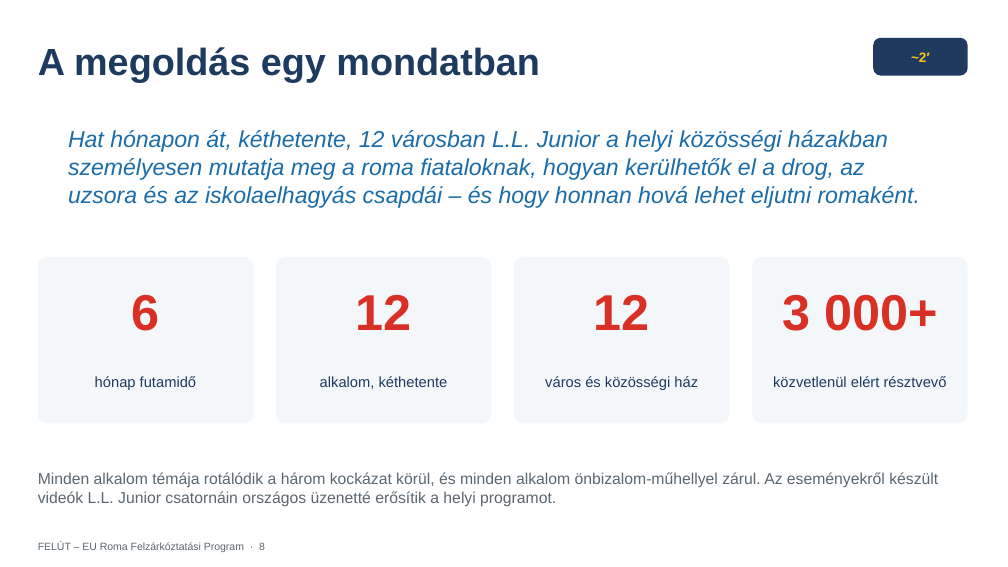
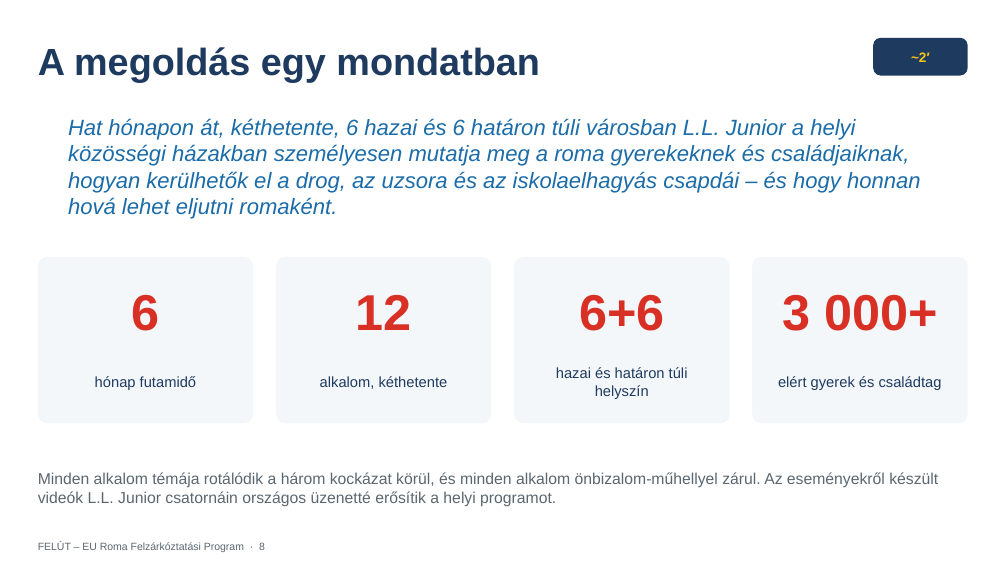
Before and after one commit to ferencszegedi-cmd/aurapro-website, a slide deck: slide 8 of eu-roma-program/prezentacio/FELUT_EU_Roma_Felzarkoztatasi_Program.pptx. Drawn at 1008x567 pixels with LibreOffice and Linux fonts; fonts in the diff are those of the drawing. Boxes give left, top, right and bottom in pixels: in the first picture for what was removed or moved away, otherwise in the second. Text is boxed around its words. In the diff, an @@ line names an element or a change of style, - is before the commit and + after.

```diff
--- a/eu-roma-program/prezentacio/FELUT_EU_Roma_Felzarkoztatasi_Program.pptx
+++ b/eu-roma-program/prezentacio/FELUT_EU_Roma_Felzarkoztatasi_Program.pptx
@@ text at box(68, 118, 921, 219): text changed; size 22 to 21 pt @@
-Hat hónapon át, kéthetente, 12 városban L.L. Junior a helyi közösségi házakban személyesen mutatja meg a roma fiataloknak, hogyan kerülhetők el a drog, az uzsora és az iskolaelhagyás csapdái – és hogy honnan hová lehet eljutni romaként.
+Hat hónapon át, kéthetente, 6 hazai és 6 határon túli városban L.L. Junior a helyi közösségi házakban személyesen mutatja meg a roma gyerekeknek és családjaiknak, hogyan kerülhetők el a drog, az uzsora és az iskolaelhagyás csapdái – és hogy honnan hová lehet eljutni romaként.
@@ text at box(579, 295, 664, 331): text changed @@
-12
+6+6
@@ text at box(556, 367, 688, 399): text changed @@
-város és közösségi ház
+hazai és határon túli helyszín
@@ text at box(778, 376, 942, 390): text changed @@
-közvetlenül elért résztvevő
+elért gyerek és családtag
```
Also in this commit, not shown: 9 other slides changed, 6 other files.
